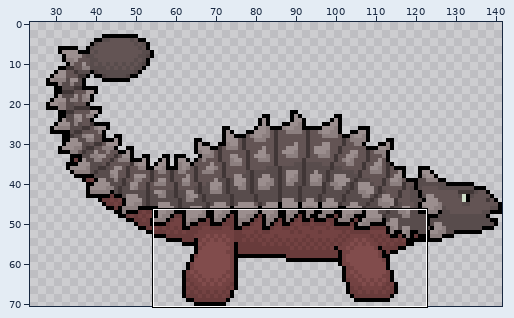
Sprite sheet, stored at Game/ReptileRampage/Assets/Sprites/ankly_smash/anly_smash_1.png. Above, an overview of the earlier version with the close-up marked.
Close-up. Before:
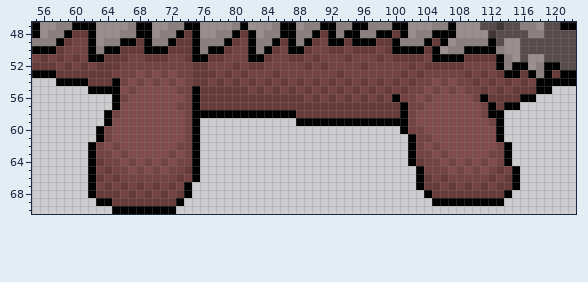
The file is 142x71 pixels. Colours within 5 levels of each other are drawn and written as one. Shown: x 55..122, y 47..70. The wide view leaves out empty margins.
Now the later version:
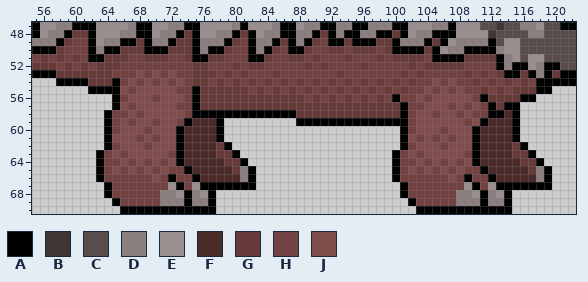
Palette (. is transparent): A #000000  B #403636  C #584c4c  D #8c7f7f  E #9b8e8e  F #4b2a2a  G #683b3b  H #734242  J #814c4c
The edit:
@@ x 55..122 @@
 55 .......AAAAJHJJJJJHHAGGGGGGHGHGHGHGHGHGHGHGHGHGHHJHJHJHHGHGHGGGAA...
-56 ..........AHJJJJJJJHAGGGGGGGGGGGGGHGHGHGHGHGHAHHJHJJJJJHAGGGGAA.....
-57 ..........AJJJJJJJHHAGGGGGGGGGGGGGGGGGGGGGGGGGAHHJJJJJJJHAGAA.......
-58 .........AHJJJJJJJJHAAAAAAAAAAAAAGGGGGGGGGGGGGAHJJJJJJJJHAA.........
-59 .........AJJJJJJJJJHA............AAAAAAAAAAAAAAHJJJJJJJJJHA.........
-60 ........AHJJJJJJJJJHA.........................AHHJJJJJJJJJA.........
-61 ........AHJJJJJJJJJHA..........................AHHJJJJJJJJA.........
-62 .......AHJHJJJJJJJHHA..........................AHJHJJJJJJJHA........
-63 .......AHHJHJJJJJHJHA..........................AHHJHJJJJJHHA........
-64 .......AGHHJHJHJHJHHA..........................AGHHJHJHJHJHA........
-65 .......AHGHHJHJHJHHGA...........................AHHHJHJHJHGHA.......
-66 .......AGHGHHHHHHHGHA...........................AGHGHHHHHGHGA.......
-67 .......AHGHGHGHGHGHA............................AGGHGHGHGHGGA.......
-68 .......AGGGHGHGHGHGA.............................AGGGGGGGGGA........
-69 ........AAGGGGGGGGA...............................AAAAAAAAA.........
-70 ..........AAAAAAAA..................................................
+56 ..........AHJJJHJJJHAGGGGGGGGGGGGGHGHGHGHGHGHAHHJHJJJJJHAGGGGAA.....
+57 ..........AJHJJJJJHHAGGGGGGGGGGGGGGGGGGGGGGGGGAHHJJJHJHJHAGAA.......
+58 .........AHHJHJJJJJHAAAAAAAAAAAAAGGGGGGGGGGGGGAHJJHJJHJHHAAFA.......
+59 .........AHJHJJHJJHAFFFA.........AAAAAAAAAAAAAAHJJJJJJHJAFFFA.......
+60 .........AHJJJHJJJAFFFFA......................AHJJJHJJJAFFFFA.......
+61 .........AJJJHJHJJAFFFFA......................AJHJHJHJJAFFFFA.......
+62 .........AHJJJHJJJAFFFFGA.....................AHJJJHJJJAFFFFGA......
+63 ........AHJHJJJJJHAFFFFGGA...................AHJHJJJJJHAFFFFGGA.....
+64 ........AHHJHJHJHJAFFFFFGGA..................AHHJHJHJHJAFFFFFGGA....
+65 ........AHJHJHJHJHHAFFFFFGDA.................AHJHJHJHJHHAFFFFFGDA...
+66 ........AHHHHHHJHAHHAFFFFFDA.................AHHHHHHJHAHHAFFFFFDA...
+67 .........AHHHHHHHEAHEAAAAAAA..................AHHHHHHHEAHEAAAAAAA...
+68 .........AHHHHHHDDEADEA.......................AHHHHHHDDEADEA........
+69 ..........AHHHHHDDDADDA........................AHHHHHDDDADDA........
+70 ...........AAAAAAAAAAAA.........................AAAAAAAAAAAA........
Pixel boxes of the changes (left, top, right, bottom) in both close-ups:
changed: (88, 94, 256, 214)
changed: (392, 102, 552, 214)
